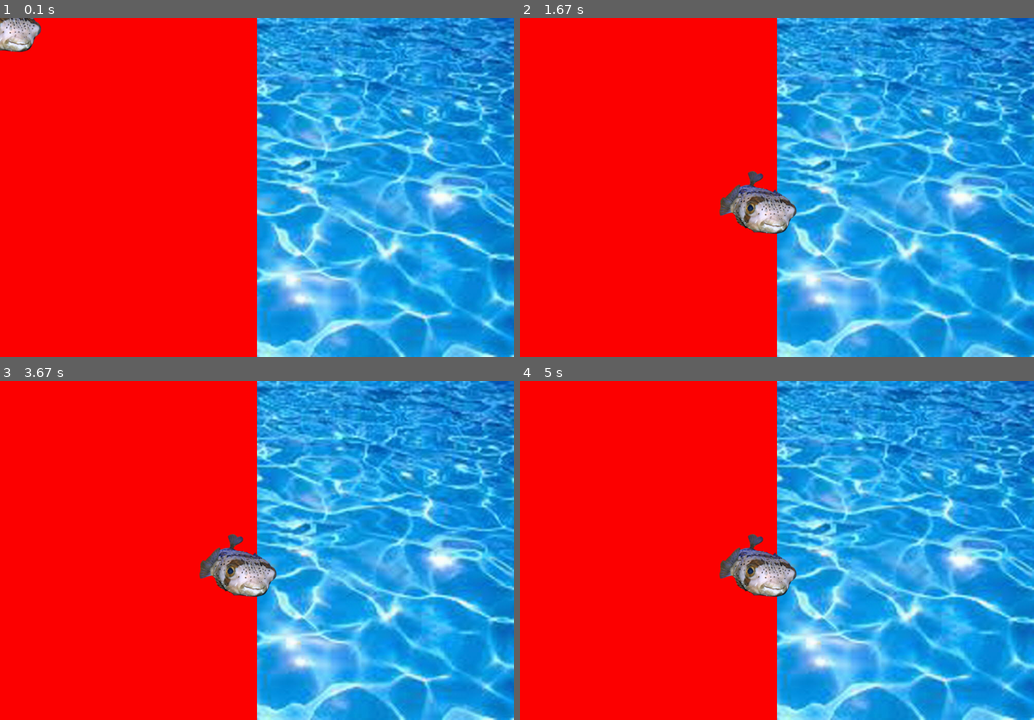
Above: before the commit, frames 1-4 (two rows, left to right).
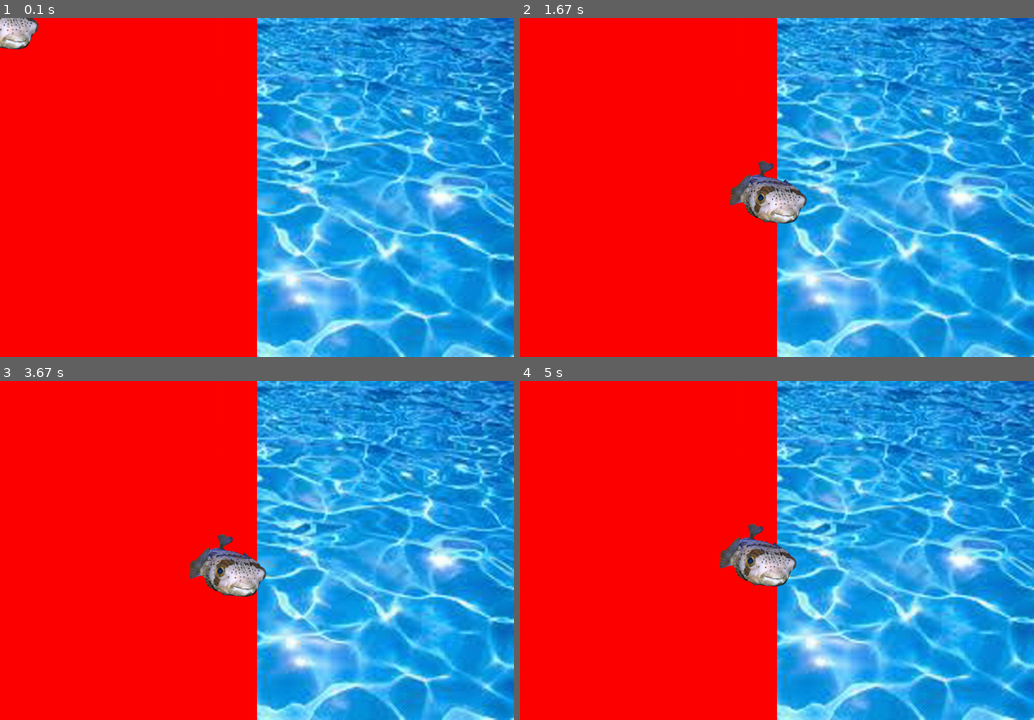
Above: after the commit, the same moments.

Repository: latuszek-piotr/gimnazjum-pygame
Game: pygame game, started from luk.py
Two runs of this game, one before a commit and one after it. Both use one fixed random seed, a clock stepped at 60 frames per second and the inputs below. The source is Python 2; it was converted automatically to run under Python 3.
Inputs (mouse positions are in pixels of both pictures, inside the frame that each line leads up to):
- Up to frame 1 (0.1 s): no input
- Up to frame 2 (1.67 s): hold Right 0.33-0.8 s; move the mouse to (756, 201) at 0.37 s; hold Up 0.83-1.33 s; hold Right from 1.37 s (still down)
- Up to frame 3 (3.67 s): release Right at 1.97 s; hold Left 2-2.65 s; hold Down 2.68-3.37 s; hold Left from 3.4 s (still down)
- Up to frame 4 (5 s): release Left at 4.1 s; hold Up 4.13-4.83 s; hold Right from 4.87 s (still down)

The runs differ from the first frame. In frame 1, 0.5% of the frame differs, in the area x 0-8%, y 0-11%; in frame 2, 2.1%, in the area x 38-56%, y 42-64%; in frame 3, 1.7%; in frame 4, 1.9%.

Commit message:
sterowanie klawiatura przesuniecia

Diff:
--- a/luk.py
+++ b/luk.py
@@ -2,6 +2,23 @@
 import sys
 from pygame.locals import QUIT
 import time
+def pobierz_wspolrzedne(event, x, y):
+    if event.type == pygame.KEYDOWN:
+        delta_x = 0
+        delta_y = 0
+        if event.key == pygame.K_LEFT:
+            delta_x = -20
+        if event.key == pygame.K_RIGHT:
+            delta_x = 20
+        if event.key == pygame.K_UP:
+            delta_y = -20
+        if event.key == pygame.K_DOWN:
+            delta_y = 20
+        x = x + delta_x
+        y = y + delta_y
+    elif event.type == pygame.MOUSEMOTION:
+        x, y = pygame.mouse.get_pos()
+    return x, y
 
 nazwa_pliku = 'grafika/fugu.png'
 
@@ -35,18 +52,25 @@
 #         pygame.display.flip()
 #         time.sleep(0.1)
 
+ostatnio_x = 0
+ostatnio_y = 0
+
 def input(events):
+    global ostatnio_x
+    global ostatnio_y
     for event in events:
         if event.type == QUIT:
             print "harakiri"
             sys.exit(0)
         else:
             screen.fill((blue))
-            x, y = pygame.mouse.get_pos()
+            #x, y = pygame.mouse.get_pos()
+            x, y = pobierz_wspolrzedne(event, ostatnio_x, ostatnio_y)
             screen.blit(grafika_wody, (0, 0))
             pygame.draw.rect(screen, red, (0,0,500,660))
             #screen.blit(grafika_ryby, (x-szerokosc_ryby/2, y-wysokosc_ryby/2))
             draw_figure(event, screen, x, y)
+            ostatnio_x, ostatnio_y = x, y
 
 
 
@@ -72,3 +96,4 @@
 
 while True:
     input(pygame.event.get())
+x,y = pygame.mouse.get_pos()
